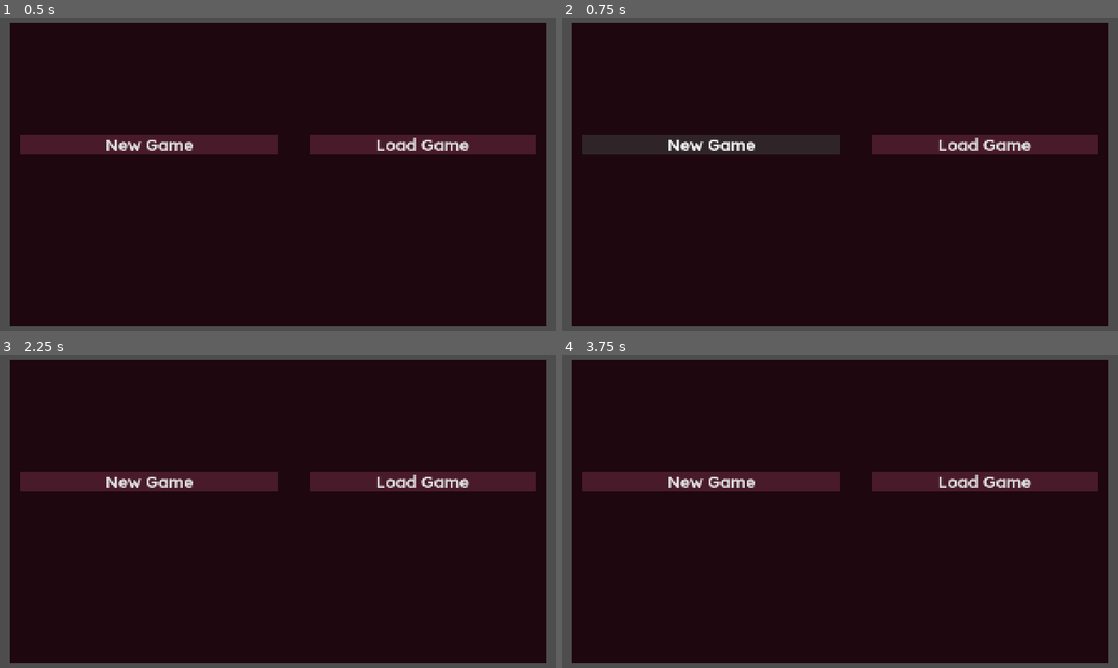
Above: before the commit, frames 1-4 (two rows, left to right).
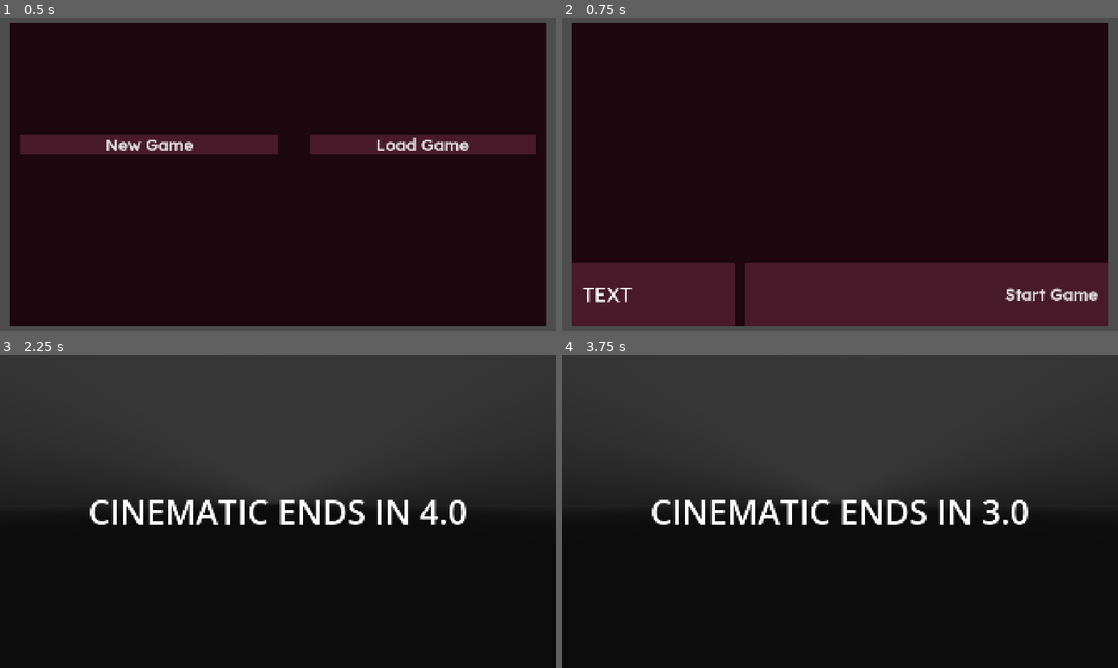
Above: after the commit, the same moments.

Repository: Lyzurly/stupider-intelligence
Game: Godot game, scene res://Scenes/main_node3d.tscn
Same seed, same stepped clock (60 frames per second), same inputs: the game is played once before the commit and once after it.
Inputs (mouse positions are in pixels of both pictures, inside the frame that each line leads up to):
- Up to frame 1 (0.5 s): no input
- Up to frame 2 (0.75 s): click "New Game" at 0.5 s
- Up to frame 3 (2.25 s): click (150, 483) at 1.25 s, where only the run before the commit has a clickable "New Game"; click (489, 630) at 2 s, where only the run after the commit has a clickable "Start Game"
- Up to frame 4 (3.75 s): click (984, 483) at 2.75 s, where only the run before the commit has a clickable "Load Game"; move the mouse to (962, 495) at 3.52 s; hold D (Right) from 3.53 s (still down); tap Q (Clockwise) at 3.6 s; click (962, 495) at 3.67 s

Frame 1 is identical in both runs. In frame 2, 25% of the frame differs, in the area x 1-99%, y 37-99%; in frame 3, 51%, in the area x 0-100%, y 0-100%; in frame 4, 51%.

Commit message:
new menu system works flawlessly

Diff:
--- a/Scenes/UI/menurow_create_class_hsplitcontainer.tscn
+++ b/Scenes/UI/menurow_create_class_hsplitcontainer.tscn
@@ -1,11 +1,13 @@
 [gd_scene format=3 uid="uid://bc65ipkw17pjw"]
 
 [ext_resource type="PackedScene" uid="uid://dm50xlyho7nsb" path="res://Scenes/ui_menus_box_margincontainer.tscn" id="1_hfpx8"]
+[ext_resource type="Script" uid="uid://ofshrdj6pgon" path="res://Scripts/menurow_create_class_hsplitcontainer.gd" id="1_ttqsa"]
 
 [node name="HSplitContainer" type="HSplitContainer" unique_id=660515239]
 theme_override_constants/separation = 37
 split_offsets = PackedInt32Array(562)
 split_offset = 562
+script = ExtResource("1_ttqsa")
 
 [node name="MenuBox_Title" parent="." unique_id=724700207 instance=ExtResource("1_hfpx8")]
 layout_mode = 2
--- a/Scenes/UI/menurow_new_or_load_game_hsplitcontainer.tscn
+++ b/Scenes/UI/menurow_new_or_load_game_hsplitcontainer.tscn
@@ -1,15 +1,19 @@
 [gd_scene format=3 uid="uid://dl2uv1stbq2ss"]
 
+[ext_resource type="Theme" uid="uid://l13dd6ib2ywk" path="res://UI/Themes/menu_theme.tres" id="1_q5gpp"]
 [ext_resource type="PackedScene" uid="uid://dm50xlyho7nsb" path="res://Scenes/ui_menus_box_margincontainer.tscn" id="1_qmse7"]
+[ext_resource type="Script" uid="uid://b4mxclstnmux7" path="res://Scripts/menurow_new_or_load_game_hsplitcontainer.gd" id="2_tts8k"]
 
 [sub_resource type="StyleBoxEmpty" id="StyleBoxEmpty_eyguf"]
 
 [sub_resource type="StyleBoxEmpty" id="StyleBoxEmpty_7xsij"]
 
 [node name="MenuRow_NewOrLoadGame_HSplitContainer" type="HSplitContainer" unique_id=417826448]
+theme = ExtResource("1_q5gpp")
 theme_override_constants/separation = 37
 split_offsets = PackedInt32Array(960)
 split_offset = 960
+script = ExtResource("2_tts8k")
 
 [node name="MenuBox_Title" parent="." unique_id=724700207 instance=ExtResource("1_qmse7")]
 unique_name_in_owner = true
@@ -23,6 +27,7 @@
 text = "New Game"
 
 [node name="NewGame_Button" type="Button" parent="MenuBox_Title/PanelContainer/MarginContainer" parent_id_path=PackedInt32Array(724700207, 110614071) index="1" unique_id=634375098]
+unique_name_in_owner = true
 layout_mode = 2
 size_flags_vertical = 4
 theme_type_variation = &"Button_Menus1"
--- a/Scripts/level_container_node3d.gd
+++ b/Scripts/level_container_node3d.gd
@@ -6,8 +6,8 @@
 const _PLAYER_SCENE: PackedScene = preload("uid://ddj6t6pm1wpst")
 
 var _current_level: Level = null
-var _current_level_type: Manage_Level.LEVEL_TYPES = \
-	Manage_Level.LEVEL_TYPES.NONE
+#var _current_level_type: Manage_Level.LEVEL_TYPES = \
+	#Manage_Level.LEVEL_TYPES.NONE
 
 
 #region "Camera" rotation ======================
@@ -102,7 +102,7 @@
 	_current_level = null
 
 
-func _input_rotation(event:InputEvent) -> void:
+func _input_rotation(_event:InputEvent) -> void:
 	if Input.is_action_just_pressed("Clockwise"):
 			rot_amount = 1.
 	elif Input.is_action_just_pressed("CounterClockwise"):
--- a/Scripts/manage_menu_behavior_node.gd
+++ b/Scripts/manage_menu_behavior_node.gd
@@ -14,7 +14,7 @@
 const _ROW_SCENE_NEW_OR_LOAD_GAME: PackedScene = preload("uid://dl2uv1stbq2ss")
 const _ROW_SCENE_CREATE_CLASS: PackedScene = preload("uid://bc65ipkw17pjw")
 
-@onready var _canvas_layer: CanvasLayer = null
+@onready var _canvas_layer: CanvasLayer = %Menus_CanvasLayer
 
 @onready var _row1_container: PanelContainer = %Row1_PanelContainer
 @onready var _row2_container: PanelContainer = %Row2_PanelContainer
@@ -28,6 +28,8 @@
 	ROW_SCENES.CREATE_CLASS: _ROW_SCENE_CREATE_CLASS,
 	}
 
+var _current_row_nodes: Array[HSplitContainer] = []
+
 func _input(_event: InputEvent) -> void:
 	if Input.is_action_just_pressed("Pause"):
 		Manage_Menus.ref.change_state(
@@ -39,27 +41,32 @@
 row3:ROW_SCENES=ROW_SCENES.NONE,
 row4:ROW_SCENES=ROW_SCENES.NONE,
 ) -> void:
+	for row_node in _current_row_nodes:
+		row_node.queue_free()
+
 	if not row1 == ROW_SCENES.NONE:
 		var row1_node: HSplitContainer = \
 			_row_scene_data[row1].instantiate() as HSplitContainer
 		_row1_container.add_child(row1_node)
+		_current_row_nodes.append(row1_node)
 
 	if not row2 == ROW_SCENES.NONE:
 		var row2_node: HSplitContainer = \
 			_row_scene_data[row2].instantiate() as HSplitContainer
 		_row2_container.add_child(row2_node)
+		_current_row_nodes.append(row2_node)
 
 	if not row3 == ROW_SCENES.NONE:
 		var row3_node: HSplitContainer = \
 			_row_scene_data[row3].instantiate() as HSplitContainer
 		_row3_container.add_child(row3_node)
+		_current_row_nodes.append(row3_node)
 
 	if not row4 == ROW_SCENES.NONE:
 		var row4_node: HSplitContainer = \
 			_row_scene_data[row4].instantiate() as HSplitContainer
 		_row4_container.add_child(row4_node)
-
-
+		_current_row_nodes.append(row4_node)
 
 func show_if_needed() -> void:
 	if not _canvas_layer.visible:
--- a/Scripts/manage_menus_node.gd
+++ b/Scripts/manage_menus_node.gd
@@ -81,10 +81,16 @@
 	Manage_MenuBehavior.ref.create_new_menu(
 		Manage_MenuBehavior.ROW_SCENES.NONE,
 		Manage_MenuBehavior.ROW_SCENES.NEW_OR_LOAD_GAME)
+	Manage_MenuBehavior.ref.show_if_needed()
 
 func _check_create_party() -> bool:
 	return true
 func _on_create_party() -> void:
+	Manage_MenuBehavior.ref.create_new_menu(
+		Manage_MenuBehavior.ROW_SCENES.NONE,
+		Manage_MenuBehavior.ROW_SCENES.NONE,
+		Manage_MenuBehavior.ROW_SCENES.NONE,
+		Manage_MenuBehavior.ROW_SCENES.CREATE_CLASS)
 	Manage_MenuBehavior.ref.show_if_needed()
 
 func _check_pause() -> bool:
--- a/Scripts/menurow_create_class_hsplitcontainer.gd
+++ b/Scripts/menurow_create_class_hsplitcontainer.gd
@@ -9,5 +9,6 @@
 	_button_start.pressed.connect(_on_start_pressed)
 
 func _on_start_pressed() -> void:
+	print("switching to first cinematic...")
 	Manage_Cinematics.ref.switch(
 		Manage_Cinematics.CINEMATICS.CINEMATIC_1)
--- /dev/null
+++ b/Scripts/menurow_new_or_load_game_hsplitcontainer.gd
@@ -0,0 +1,13 @@
+extends HSplitContainer
+
+@onready var _new_game_button: Button = %NewGame_Button
+
+func _ready() -> void:
+	_ready_connections()
+
+func _ready_connections() -> void:
+	_new_game_button.pressed.connect(_on_pressed_new_game)
+
+func _on_pressed_new_game() -> void:
+	Manage_Menus.ref.change_state(
+		Manage_Menus.STATES.CREATE_PARTY)
Not shown, added: Scripts/menurow_new_or_load_game_hsplitcontainer.gd.uid
